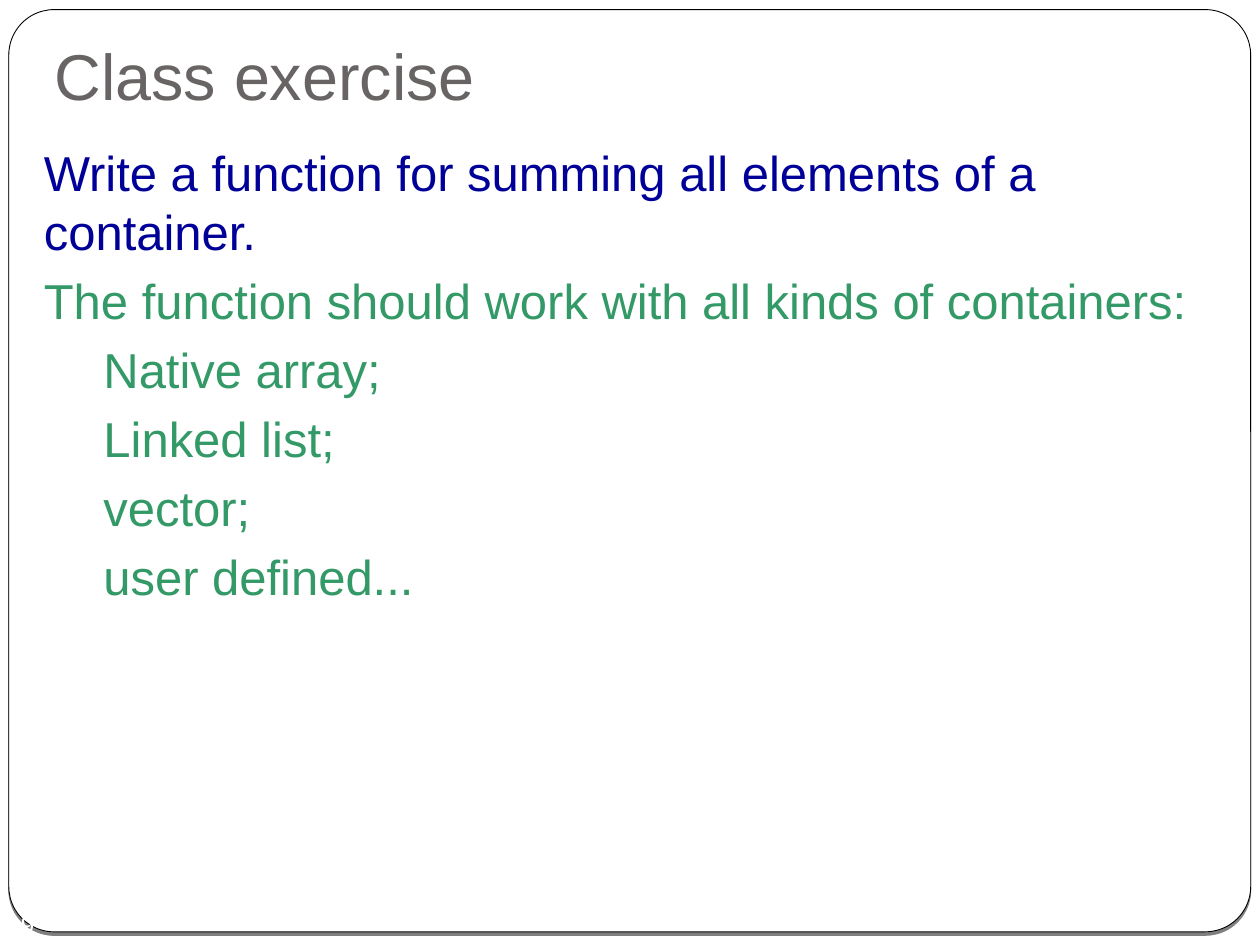
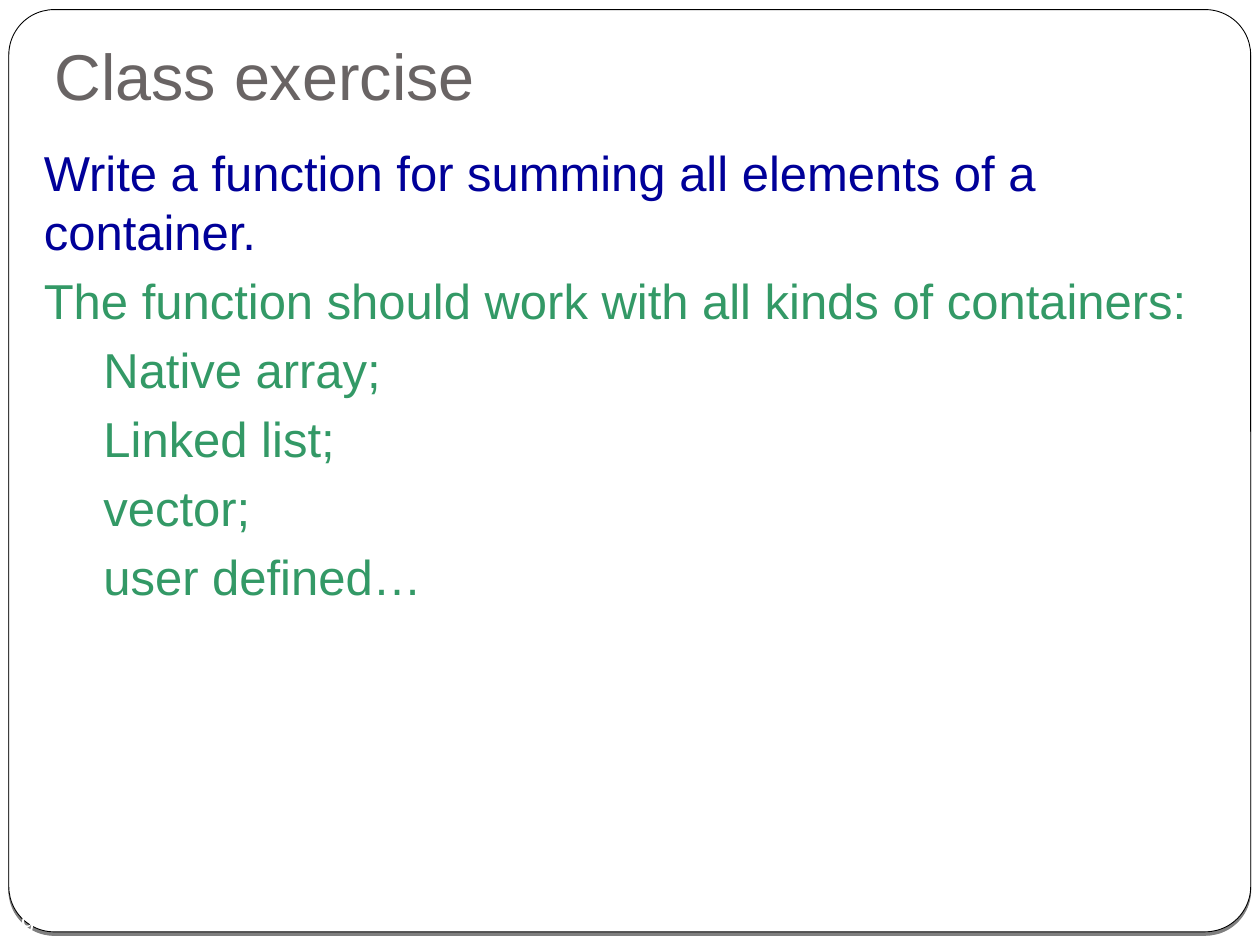
Before and after one commit to cpp-at-ariel/cpp-5780, a slide deck: slide 19 of 08-templates-iterators/slides-2-class-templates-iterators.odp. Drawn at 1260x945 pixels with LibreOffice and Linux fonts; fonts in the diff are those of the drawing. Boxes give left, top, right and bottom in pixels: in the first picture for what was removed or moved away, otherwise in the second. Text is boxed around its words. In the diff, an @@ line names an element or a change of style, - is before the commit and + after.

```diff
--- a/08-templates-iterators/slides-2-class-templates-iterators.odp
+++ b/08-templates-iterators/slides-2-class-templates-iterators.odp
@@ text at bbox=[103, 559, 422, 596]: text changed @@
-● user defined...
+● user defined…
```
Also in this commit, not shown: 1 other slide changed, 3 other files.
